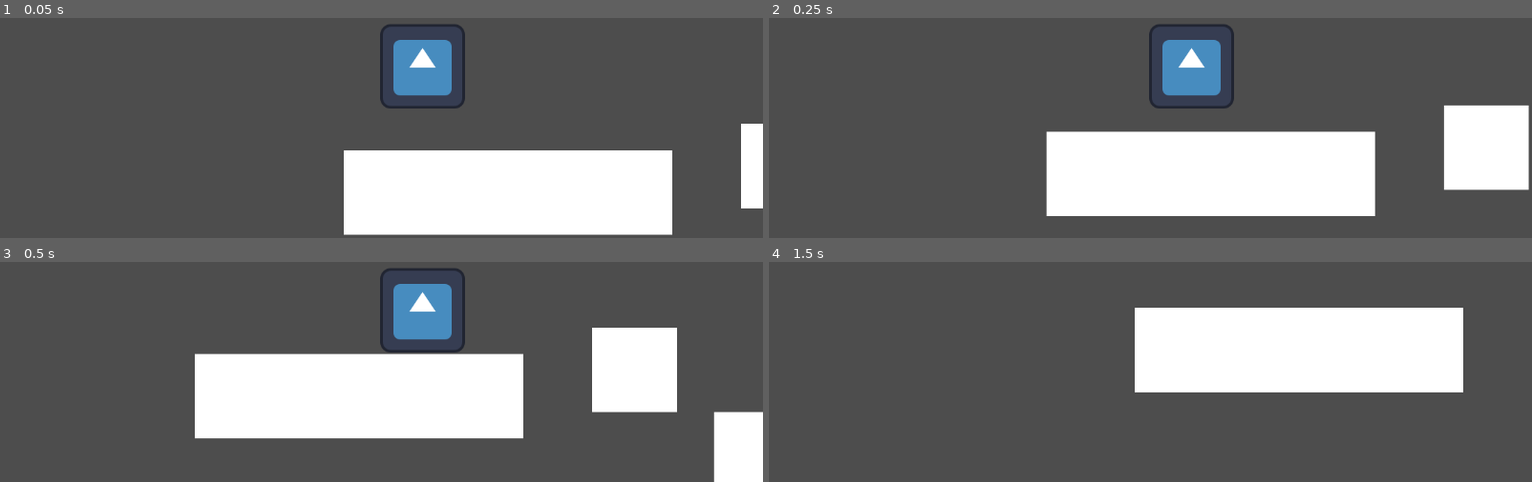
Above: before the commit, frames 1-4 (two rows, left to right).
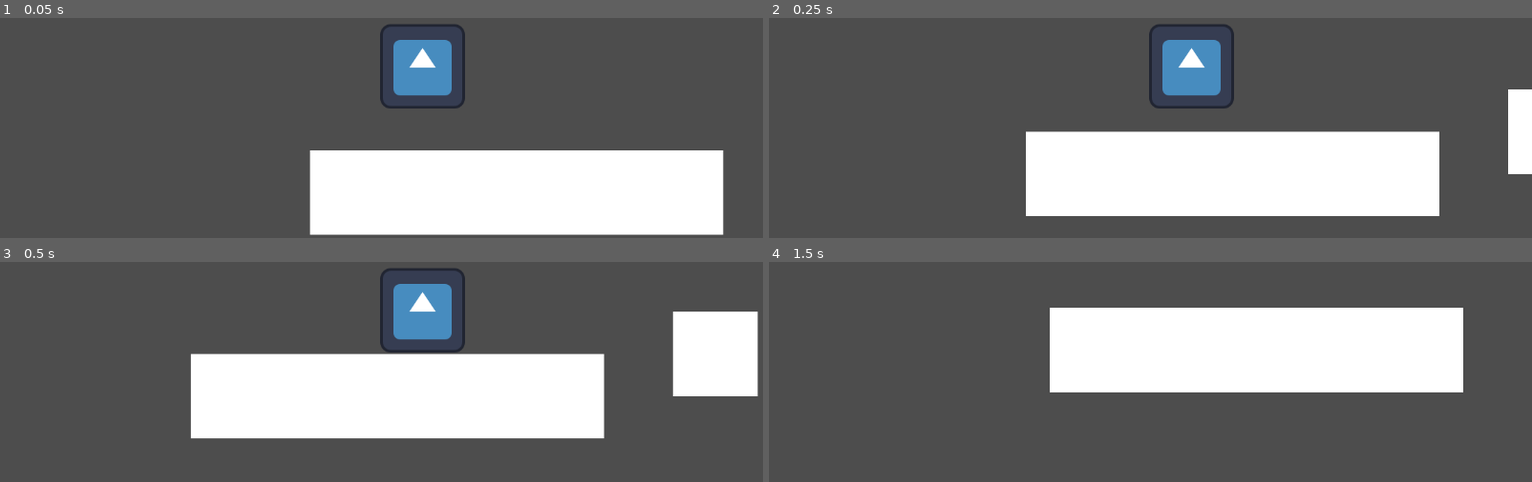
Above: after the commit, the same moments.

Repository: splatter-monk/dash
Game: Godot game, scene res://level.tscn
The game is run twice, just before and just after one commit, with the same random seed, the same clock (stepped at 60 frames per second) and the same inputs. The engine's default icon, where the game draws it, is replaced by a stand-in: a white triangle on a blue panel in a dark square.
Inputs:
- Up to frame 1 (0.05 s): no input
- Up to frame 2 (0.25 s): no input
- Up to frame 3 (0.5 s): no input
- Up to frame 4 (1.5 s): no input

The runs differ from the first frame. In frame 1, 5.4% of the frame differs, in the area x 40-100%, y 48-99%; in frame 2, 8.2%; in frame 3, 14%, in the area x 25-100%, y 22-100%; in frame 4, 4.3%.
Error in both runs: Invalid access to property or key 'position' on a base object of type 'null instance'. (res://level.gd:4)

Commit message:
Added spikes

Diff:
--- a/level.tscn
+++ b/level.tscn
@@ -1,15 +1,16 @@
-[gd_scene load_steps=5 format=3 uid="uid://ck2hj6okj0vk1"]
+[gd_scene load_steps=6 format=3 uid="uid://ck2hj6okj0vk1"]
 
 [ext_resource type="Script" uid="uid://bm5edy5ycu26d" path="res://level.gd" id="1_0b4ue"]
 [ext_resource type="PackedScene" uid="uid://kbl3rn248ux1" path="res://player.tscn" id="1_u52ul"]
 [ext_resource type="PackedScene" uid="uid://wrs4yaevanpk" path="res://block.tscn" id="2_vonw3"]
 [ext_resource type="PackedScene" uid="uid://bh8at2igie2av" path="res://kill_zone.tscn" id="4_f2txt"]
+[ext_resource type="PackedScene" uid="uid://bxqqdhut3q0ch" path="res://spike.tscn" id="5_f2txt"]
 
 [node name="Level" type="Node2D"]
 script = ExtResource("1_0b4ue")
 
 [node name="Player" parent="." instance=ExtResource("1_u52ul")]
-position = Vector2(584, 192)
+position = Vector2(512, 192)
 
 [node name="Camera2D" type="Camera2D" parent="Player"]
 
@@ -23,33 +24,63 @@
 position = Vector2(920, 384)
 
 [node name="Block5" parent="." instance=ExtResource("2_vonw3")]
-position = Vector2(1152, 344)
+position = Vector2(1152, 320)
 
 [node name="Block6" parent="." instance=ExtResource("2_vonw3")]
-position = Vector2(1336, 472)
+position = Vector2(1472, 512)
 
 [node name="Block7" parent="." instance=ExtResource("2_vonw3")]
-position = Vector2(1560, 576)
+position = Vector2(424, 384)
 
 [node name="Block8" parent="." instance=ExtResource("2_vonw3")]
-position = Vector2(1816, 552)
+position = Vector2(1856, 512)
 
 [node name="Block9" parent="." instance=ExtResource("2_vonw3")]
-position = Vector2(1944, 552)
+position = Vector2(1984, 512)
 
 [node name="Block10" parent="." instance=ExtResource("2_vonw3")]
-position = Vector2(2072, 552)
+position = Vector2(2112, 512)
 
 [node name="Block11" parent="." instance=ExtResource("2_vonw3")]
-position = Vector2(2264, 512)
+position = Vector2(2368, 512)
+
+[node name="Block13" parent="." instance=ExtResource("2_vonw3")]
+position = Vector2(3264, 384)
+
+[node name="Block16" parent="." instance=ExtResource("2_vonw3")]
+position = Vector2(3520, 448)
+
+[node name="Block17" parent="." instance=ExtResource("2_vonw3")]
+position = Vector2(3648, 448)
+
+[node name="Block18" parent="." instance=ExtResource("2_vonw3")]
+position = Vector2(3976, 448)
+
+[node name="Block19" parent="." instance=ExtResource("2_vonw3")]
+position = Vector2(4104, 448)
+
+[node name="Block20" parent="." instance=ExtResource("2_vonw3")]
+position = Vector2(4800, 320)
+
+[node name="Block21" parent="." instance=ExtResource("2_vonw3")]
+position = Vector2(4480, 384)
 
 [node name="Block12" parent="." instance=ExtResource("2_vonw3")]
-position = Vector2(2488, 512)
+position = Vector2(2608, 512)
+
+[node name="Block14" parent="." instance=ExtResource("2_vonw3")]
+position = Vector2(3008, 448)
+
+[node name="Block15" parent="." instance=ExtResource("2_vonw3")]
+position = Vector2(2736, 512)
 
 [node name="Block3" parent="." instance=ExtResource("2_vonw3")]
 position = Vector2(552, 384)
 
 [node name="KillZone" parent="." instance=ExtResource("4_f2txt")]
-position = Vector2(496, 224)
+position = Vector2(416, 224)
+
+[node name="Spike" parent="." instance=ExtResource("5_f2txt")]
+position = Vector2(2536, 216)
 
 [connection signal="body_entered" from="KillZone" to="." method="_on_kill_zone_body_entered"]
--- a/player.tscn
+++ b/player.tscn
@@ -6,7 +6,7 @@
 script/source = "extends CharacterBody2D
 
 
-const SPEED = 500.0
+const SPEED = 400.0
 const JUMP_VELOCITY = -400.0
 
 var gravity = ProjectSettings.get_setting(\"physics/2d/default_gravity\") * 1.5
